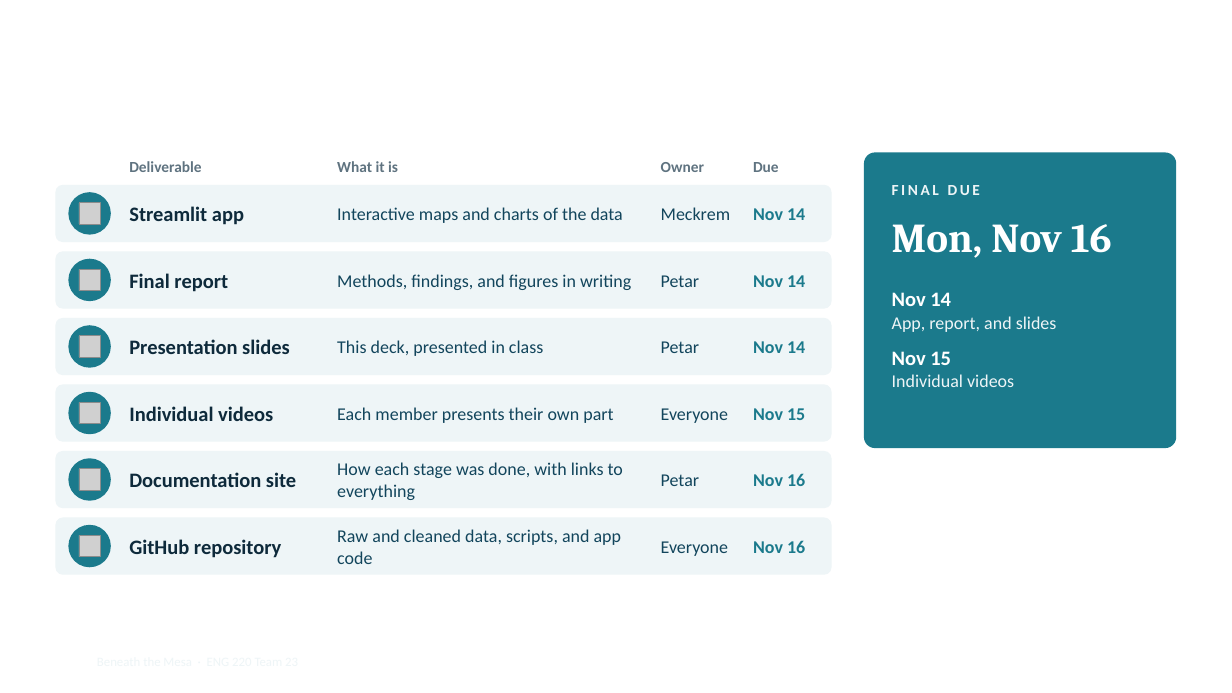
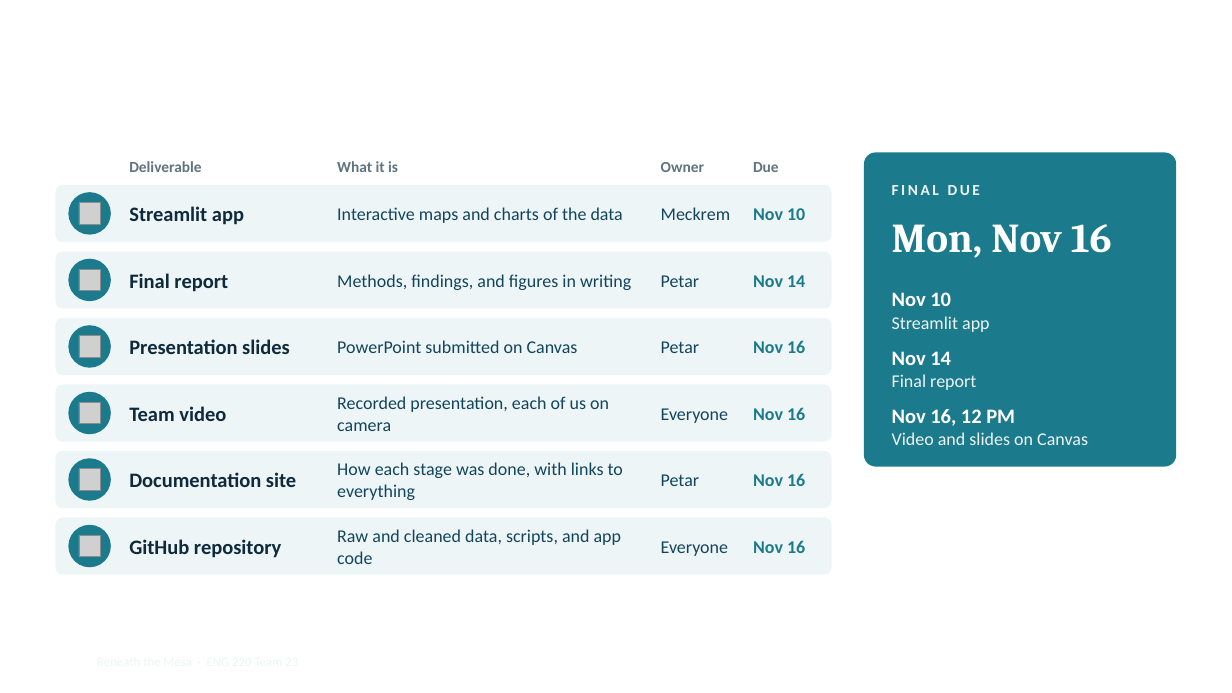
Before and after one commit to myousef-1/eng_220_aquifer_project, a slide deck: slide 5 of docs/files/beneath_the_mesa_slides.pptx. Drawn at 1232x693 pixels with LibreOffice and Linux fonts; fonts in the diff are those of the drawing; grey boxes stand for pictures; background and template pictures are left out. Boxes give left, top, right and bottom in pixels: in the first picture for what was removed or moved away, otherwise in the second. Text is boxed around its words. In the diff, an @@ line names an element or a change of style, - is before the commit and + after.

```diff
--- a/docs/files/beneath_the_mesa_slides.pptx
+++ b/docs/files/beneath_the_mesa_slides.pptx
@@ rounded rectangle: place and size @@
-rounded rectangle at [864, 152, 1177, 448]
+rounded rectangle at [864, 152, 1177, 467]
@@ text at [753, 208, 805, 220]: text changed @@
-Nov 14
+Nov 10
@@ text at [892, 292, 989, 332]: paragraphs added @@
+Nov 10
+Streamlit app
@@ text at [337, 340, 578, 353]: text changed @@
-This deck, presented in class
+PowerPoint submitted on Canvas
@@ text at [753, 340, 805, 353]: text changed @@
-Nov 14
+Nov 16
@@ text at [892, 374, 1088, 445]: text changed @@
-App, report, and slides
-Nov 15
-Individual videos
+Final report
+Nov 16, 12 PM
+Video and slides on Canvas
@@ text at [129, 406, 226, 421]: text changed @@
-Individual videos
+Team video
@@ text at [337, 396, 609, 431]: text changed @@
-Each member presents their own part
+Recorded presentation, each of us on camera
@@ text at [753, 407, 805, 420]: text changed @@
-Nov 15
+Nov 16
```
Also in this commit, not shown: 4 other slides changed, 5 slides added, 2 slides removed, 1 other file.
